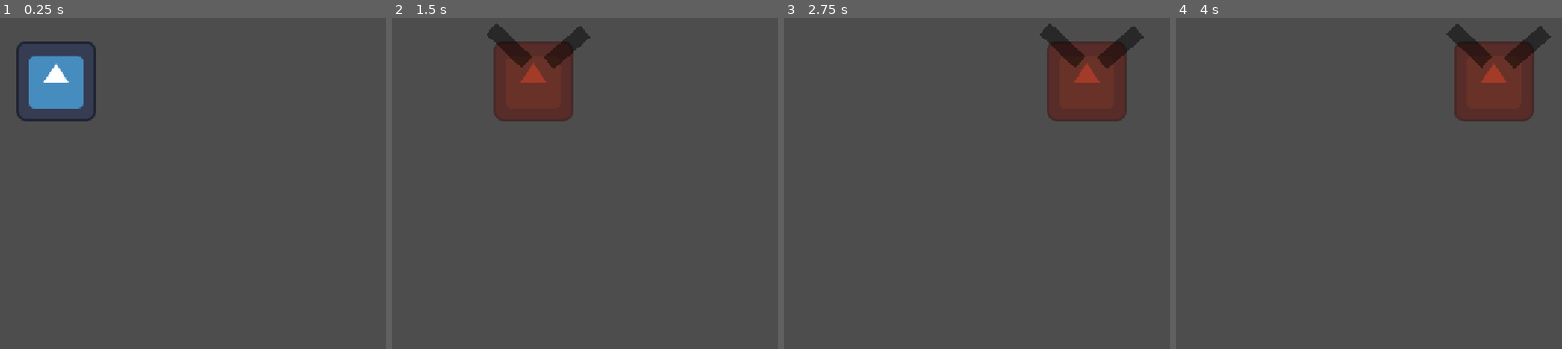
Above: before the commit, frames 1-4 (left to right).
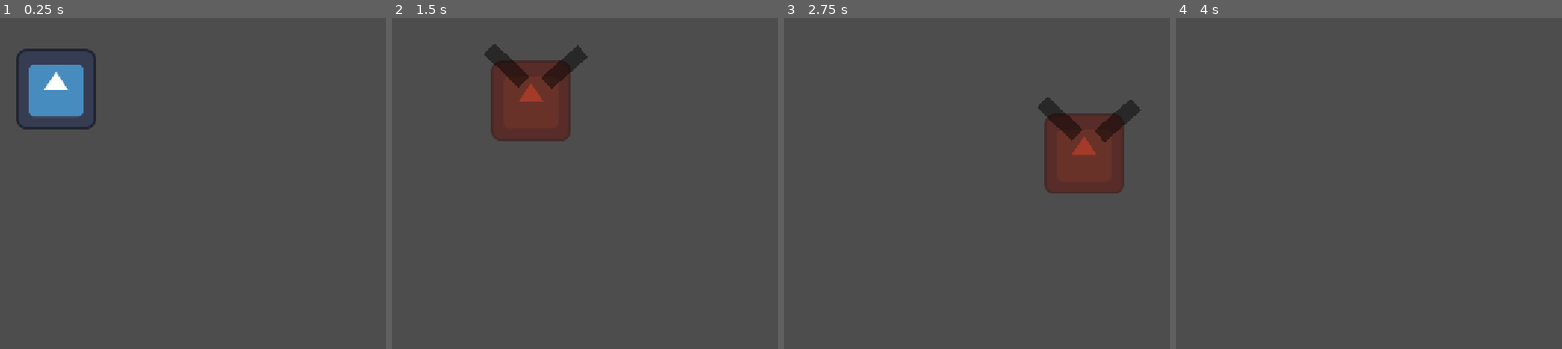
Above: after the commit, the same moments.

Repository: Ollieblock1/WHACK2026
Game: Godot game, scene res://alienEntity/base_alien_test.tscn
Two runs of this game, one before a commit and one after it. Both use one fixed random seed, a clock stepped at 60 frames per second and the inputs below. This scene is started directly instead of the project's main scene. The engine's default icon, where the game draws it, is replaced by a stand-in: a white triangle on a blue panel in a dark square.
Inputs:
- Up to frame 1 (0.25 s): no input
- Up to frame 2 (1.5 s): hold Right (moveRight) from 0.53 s (still down); tap Space (moveJump) at 0.77 s
- Up to frame 3 (2.75 s): tap Space (moveJump) at 1.52 s; release Right (moveRight) at 2.03 s; hold A (moveLeft) from 2.03 s (still down)
- Up to frame 4 (4 s): release A (moveLeft) at 2.78 s; hold Right (moveRight) from 2.78 s (still down); tap Space (moveJump) at 3.02, 3.77 s

The runs differ from the first frame. In frame 1, 1.7% of the frame differs, in the area x 4-25%, y 7-34%; in frame 2, 4.6%; in frame 3, 9.9%, in the area x 65-94%, y 1-53%; in frame 4, 5.4%.

Commit message:
gave enemies gravity

Diff:
--- a/alienEntity/base_alien.gd
+++ b/alienEntity/base_alien.gd
@@ -12,6 +12,8 @@
 func _process(delta: float) -> void:
 	if currentState == State.IDLE:
 		velocity.x = lerp(velocity.x, VELOCITY*delta*dir, 1)
+	if not is_on_floor():
+		velocity += get_gravity()*delta
 	move_and_slide()
 
 
